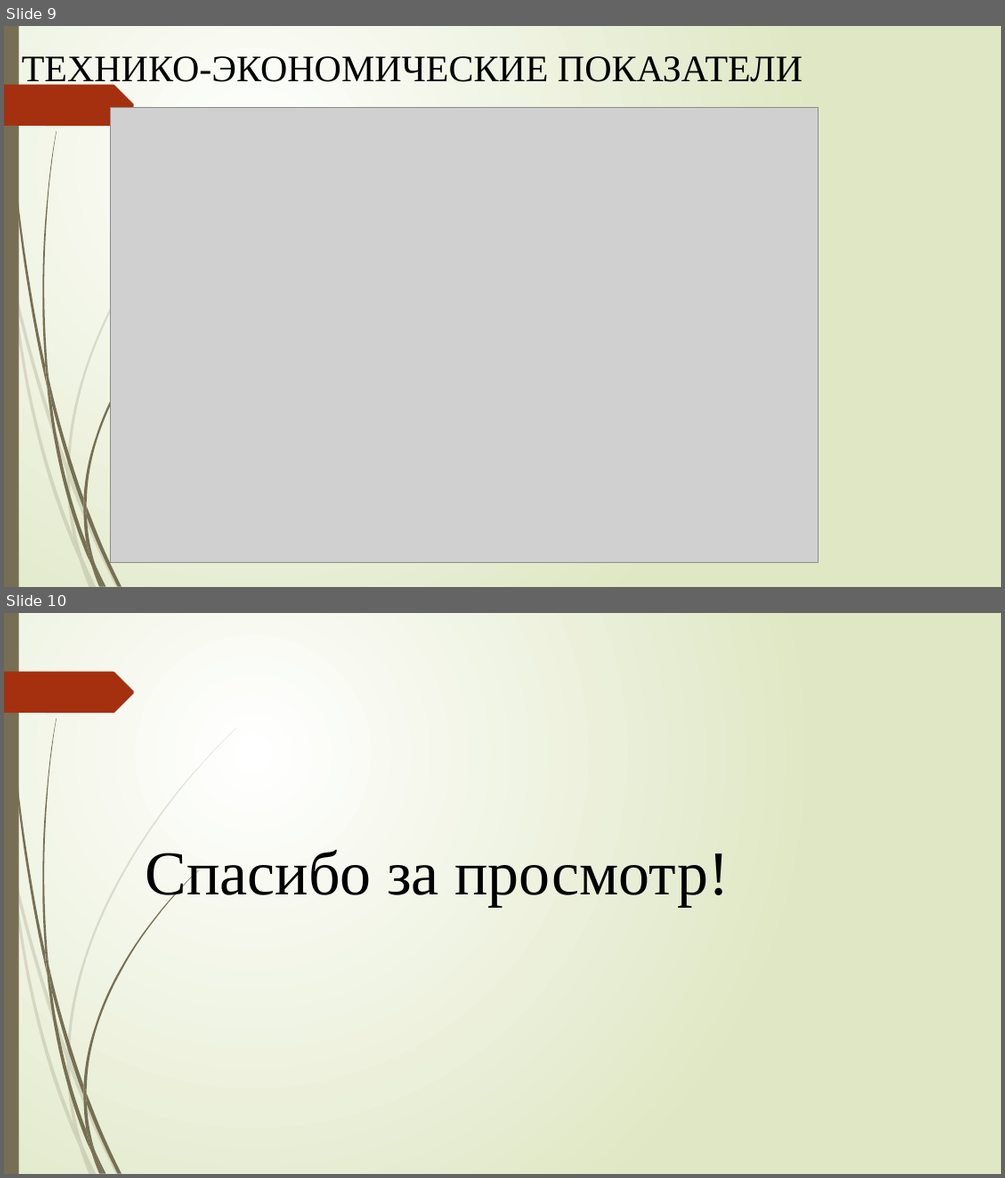
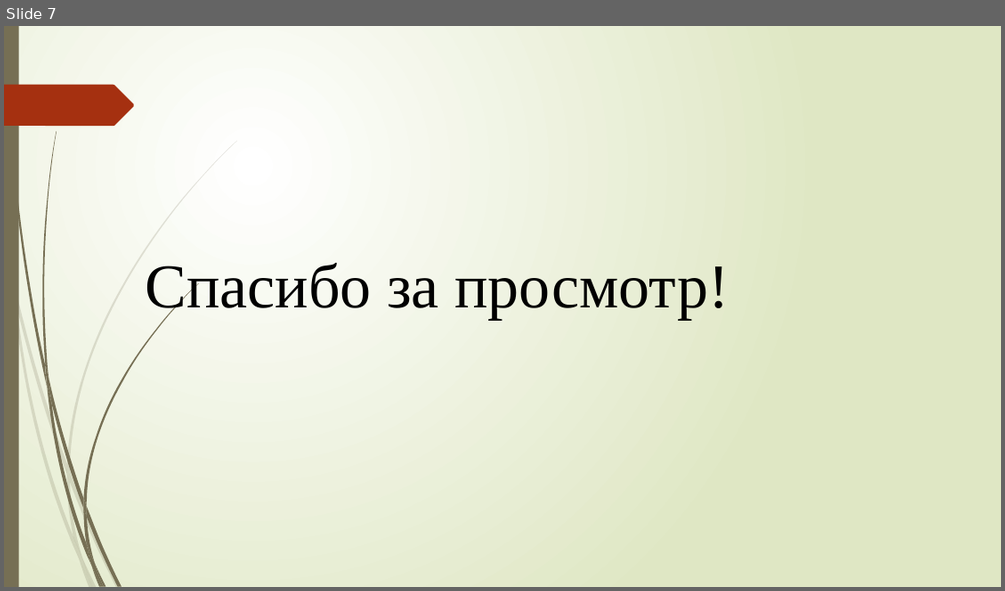
Before and after one commit to David2261/Scheme_Automation, a slide deck: 2023/Диплом/Ильшат Хабибрахманов/Презентация Ильшат.pptx. Shown one above the other, each under a label of ours: slides 9 and 10 before the commit, slide 7 after it. The pictures are 1005x1178 and 1005x591 pixels, drawn with LibreOffice and Linux fonts; fonts in the diff are those of the drawing; grey boxes stand for pictures. Boxes give left, top, right and bottom in pixels: in the first picture for what was removed or moved away, otherwise in the second. Text is boxed around its words. In the diff, an @@ line names an element or a change of style, - is before the commit and + after.

```diff
--- a/2023/Диплом/Ильшат Хабибрахманов/Презентация Ильшат.pptx
+++ b/2023/Диплом/Ильшат Хабибрахманов/Презентация Ильшат.pptx
@@ slide 9 removed at (x1=4, y1=26, x2=1001, y2=587), background gradient #FFFFFF to #DFE8C4; not listed: 24 template elements that a slide beside it also shows @@
@@ title removed at (x1=22, y1=56, x2=802, y2=88) @@
-ТЕХНИКО-ЭКОНОМИЧЕСКИЕ ПОКАЗАТЕЛИ
@@ picture removed at (x1=111, y1=108, x2=819, y2=563) @@
@@ what was slide 10 is now slide 7 @@
```
Also in this commit, not shown: 1 slide changed, 2 other slides removed, 16 other files.
